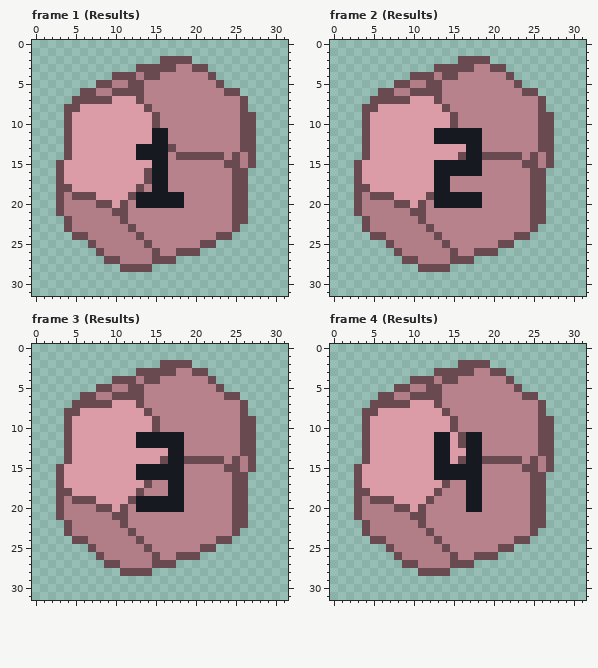
Pixel-art file -- assets/source/aseprite/dice/d12.aseprite. Above, as it was before the edit.
32x32 pixels, 12 frames. Colours within 5 levels of each other are drawn and written as one. Shown: frame 1 (Results), frame 2 (Results), frame 3 (Results), frame 4 (Results). The commit also changed other frames, which this record leaves out.
And afterwards:
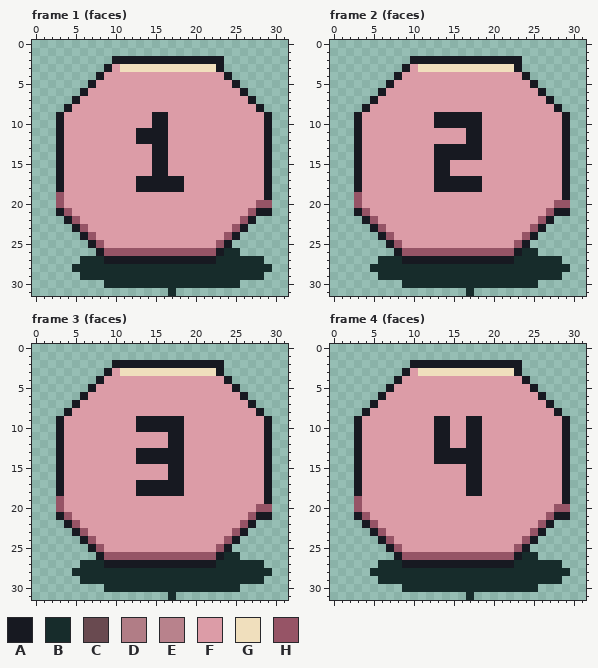
Palette (. is transparent): A #171921  B #172c2b  C #694a50  D #b17d86  E #b8828c  F #dc9ca7  G #f0dfbd  H #965466
The exact change:
Changed rows in their new state; - is an unchanged pixel.
Frame 1 (faces):
first column x 3:
 2 -------AAAAAAAAAAAAAA------
 3 ------AFGGGGGGGGGGGGA------
 4 -----AFFFFFFFFFFFFFFFA-----
 5 ----AFFFFFFFFFFFFFFFFFA----
 6 ---AFFFFFFFFFFFFFFFFFFFA---
 7 --AFFFF---FFFFFFFFFFFFFFA--
 8 -AF--------FFFFFFFFFFFFFFA-
 9 AF----------AAFFFFFFFFFFFFA
10 AF----------AAFFFFFFFFFFFFA
11 AF--------AA--FFFFFFFFFFFFA
12 AF--------AA--FFFFFFFFFFFFA
13 AF--------FF--FFFFFFFFFFFFA
14 AF--------FF--FFFFFFFFFFFFA
15 A-------------FFFFFFFFFFFFA
16 A----------F--FFFFFFFFFFFFA
17 A---------AA--AAFFFFFFFFFFA
18 AF--------AA--AAFFFFFFFFFFA
19 HFFFF----FFFFFFFFFFFFFFFFFA
20 HFFFFFF-FFFFFFFFFFFFFFFFFHH
21 AHFFFFFFFFFFFFFFFFFFFFFFHAA
22 -AHFFFFFFFFFFFFFFFFFFFFHA--
23 -.AHFFFFFFFFFFFFFFFFFFHA---
24 --.AHFFFFFFFFFFFFFFFFHA----
25 ----AHFFFFFFFFFFFFFFHA-----
26 -----AHHHHHHHHHHHHHHABB----
27 ---BBBAAAAAAAAAAAAAABBBBBB-
28 --BBBBBBBBBBBBBBBBBBBBBBBBB
29 ---BBBBBBBBBBBBBBBBBBBBBBB-
30 ------BBBBBBBBBBBBBBBBB----
31 --------------B------------
Frame 2 (faces):
first column x 3:
 2 -------AAAAAAAAAAAAAA------
 3 ------AFGGGGGGGGGGGGA------
 4 -----AFFFFFFFFFFFFFFFA-----
 5 ----AFFFFFFFFFFFFFFFFFA----
 6 ---AFFFFFFFFFFFFFFFFFFFA---
 7 --AFFFF---FFFFFFFFFFFFFFA--
 8 -AF--------FFFFFFFFFFFFFFA-
 9 AF--------AAAAAAFFFFFFFFFFA
10 AF--------AAAAAAFFFFFFFFFFA
11 AF--------FFFF--FFFFFFFFFFA
12 AF--------FFFF--FFFFFFFFFFA
13 AF--------AAAA--FFFFFFFFFFA
14 AF--------AAAA--FFFFFFFFFFA
15 A-----------FFFFFFFFFFFFFFA
16 A-----------FFFFFFFFFFFFFFA
17 A-----------AAAAFFFFFFFFFFA
18 AF----------AAAAFFFFFFFFFFA
19 HFFFF----FFFFFFFFFFFFFFFFFA
20 HFFFFFF-FFFFFFFFFFFFFFFFFHH
21 AHFFFFFFFFFFFFFFFFFFFFFFHAA
22 -AHFFFFFFFFFFFFFFFFFFFFHA--
23 -.AHFFFFFFFFFFFFFFFFFFHA---
24 --.AHFFFFFFFFFFFFFFFFHA----
25 ----AHFFFFFFFFFFFFFFHA-----
26 -----AHHHHHHHHHHHHHHABB----
27 ---BBBAAAAAAAAAAAAAABBBBBB-
28 --BBBBBBBBBBBBBBBBBBBBBBBBB
29 ---BBBBBBBBBBBBBBBBBBBBBBB-
30 ------BBBBBBBBBBBBBBBBB----
31 --------------B------------
Frame 3 (faces):
first column x 3:
 2 -------AAAAAAAAAAAAAA------
 3 ------AFGGGGGGGGGGGGA------
 4 -----AFFFFFFFFFFFFFFFA-----
 5 ----AFFFFFFFFFFFFFFFFFA----
 6 ---AFFFFFFFFFFFFFFFFFFFA---
 7 --AFFFF---FFFFFFFFFFFFFFA--
 8 -AF--------FFFFFFFFFFFFFFA-
 9 AF--------AAAAAAFFFFFFFFFFA
10 AF--------AAAAAAFFFFFFFFFFA
11 AF--------FFFF--FFFFFFFFFFA
12 AF--------FFFF--FFFFFFFFFFA
13 AF--------AAAA--FFFFFFFFFFA
14 AF--------AAAA--FFFFFFFFFFA
15 A---------FFFF--FFFFFFFFFFA
16 A---------FFFF--FFFFFFFFFFA
17 A---------AAAA--FFFFFFFFFFA
18 AF--------AAAA--FFFFFFFFFFA
19 HFFFF----FFFFFFFFFFFFFFFFFA
20 HFFFFFF-FFFFFFFFFFFFFFFFFHH
21 AHFFFFFFFFFFFFFFFFFFFFFFHAA
22 -AHFFFFFFFFFFFFFFFFFFFFHA--
23 -.AHFFFFFFFFFFFFFFFFFFHA---
24 --.AHFFFFFFFFFFFFFFFFHA----
25 ----AHFFFFFFFFFFFFFFHA-----
26 -----AHHHHHHHHHHHHHHABB----
27 ---BBBAAAAAAAAAAAAAABBBBBB-
28 --BBBBBBBBBBBBBBBBBBBBBBBBB
29 ---BBBBBBBBBBBBBBBBBBBBBBB-
30 ------BBBBBBBBBBBBBBBBB----
31 --------------B------------
Frame 4 (faces):
first column x 3:
 2 -------AAAAAAAAAAAAAA------
 3 ------AFGGGGGGGGGGGGA------
 4 -----AFFFFFFFFFFFFFFFA-----
 5 ----AFFFFFFFFFFFFFFFFFA----
 6 ---AFFFFFFFFFFFFFFFFFFFA---
 7 --AFFFF---FFFFFFFFFFFFFFA--
 8 -AF--------FFFFFFFFFFFFFFA-
 9 AF--------AAFFAAFFFFFFFFFFA
10 AF--------AAFFAAFFFFFFFFFFA
11 AF-----------F--FFFFFFFFFFA
12 AF-----------F--FFFFFFFFFFA
13 AF----------AA--FFFFFFFFFFA
14 AF----------AA--FFFFFFFFFFA
15 A---------FFFF--FFFFFFFFFFA
16 A---------FFFF--FFFFFFFFFFA
17 A----------FFF--FFFFFFFFFFA
18 AF--------FFFF--FFFFFFFFFFA
19 HFFFF----FFFFFFFFFFFFFFFFFA
20 HFFFFFF-FFFFFFFFFFFFFFFFFHH
21 AHFFFFFFFFFFFFFFFFFFFFFFHAA
22 -AHFFFFFFFFFFFFFFFFFFFFHA--
23 -.AHFFFFFFFFFFFFFFFFFFHA---
24 --.AHFFFFFFFFFFFFFFFFHA----
25 ----AHFFFFFFFFFFFFFFHA-----
26 -----AHHHHHHHHHHHHHHABB----
27 ---BBBAAAAAAAAAAAAAABBBBBB-
28 --BBBBBBBBBBBBBBBBBBBBBBBBB
29 ---BBBBBBBBBBBBBBBBBBBBBBB-
30 ------BBBBBBBBBBBBBBBBB----
31 --------------B------------
Boxes around the changes in both pictures, in picture pixels (x1, y1, x2, y2):
changed: (56, 56, 272, 296)
changed: (354, 56, 570, 296)
changed: (56, 360, 272, 600)
changed: (354, 360, 570, 600)
